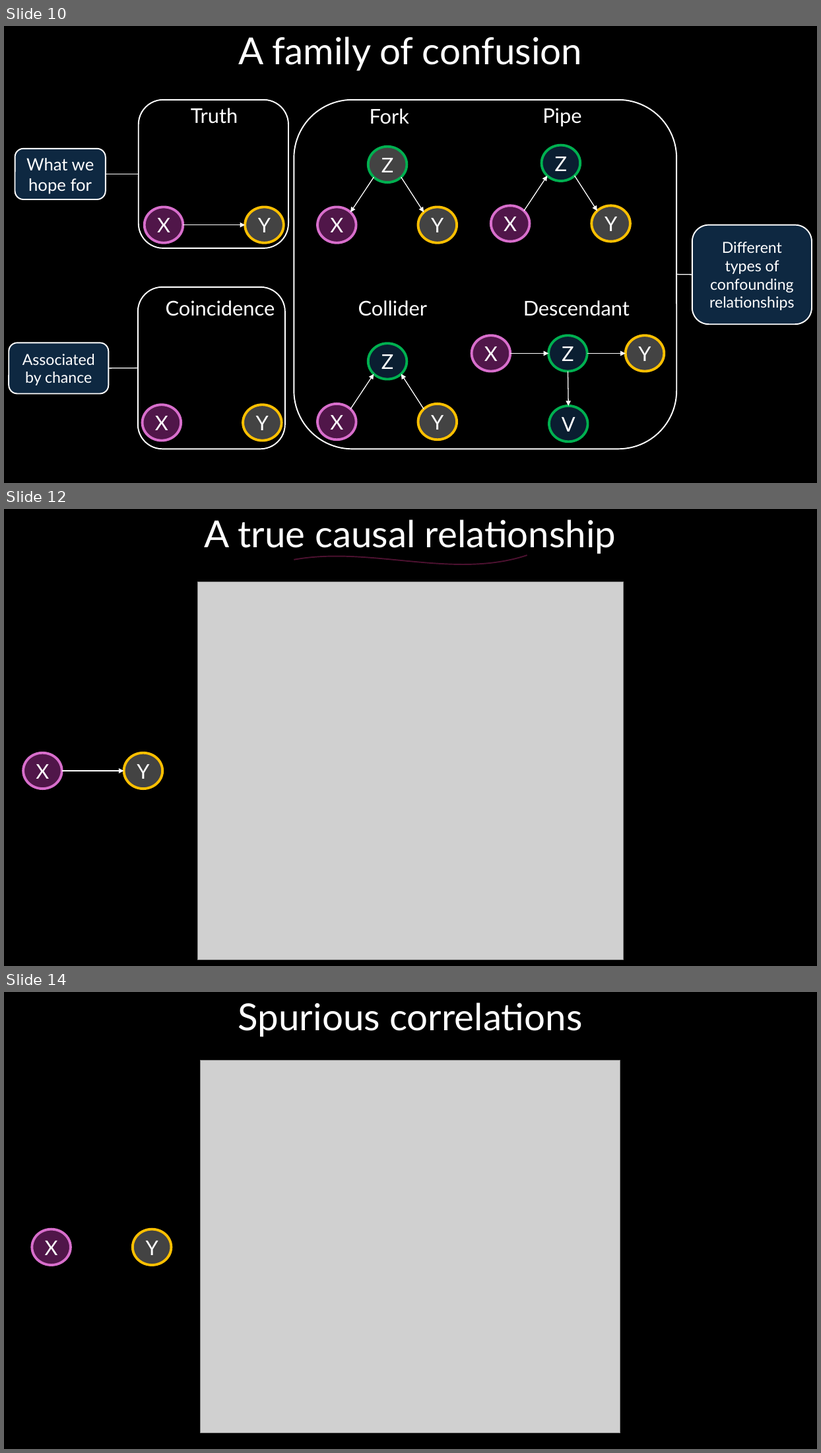
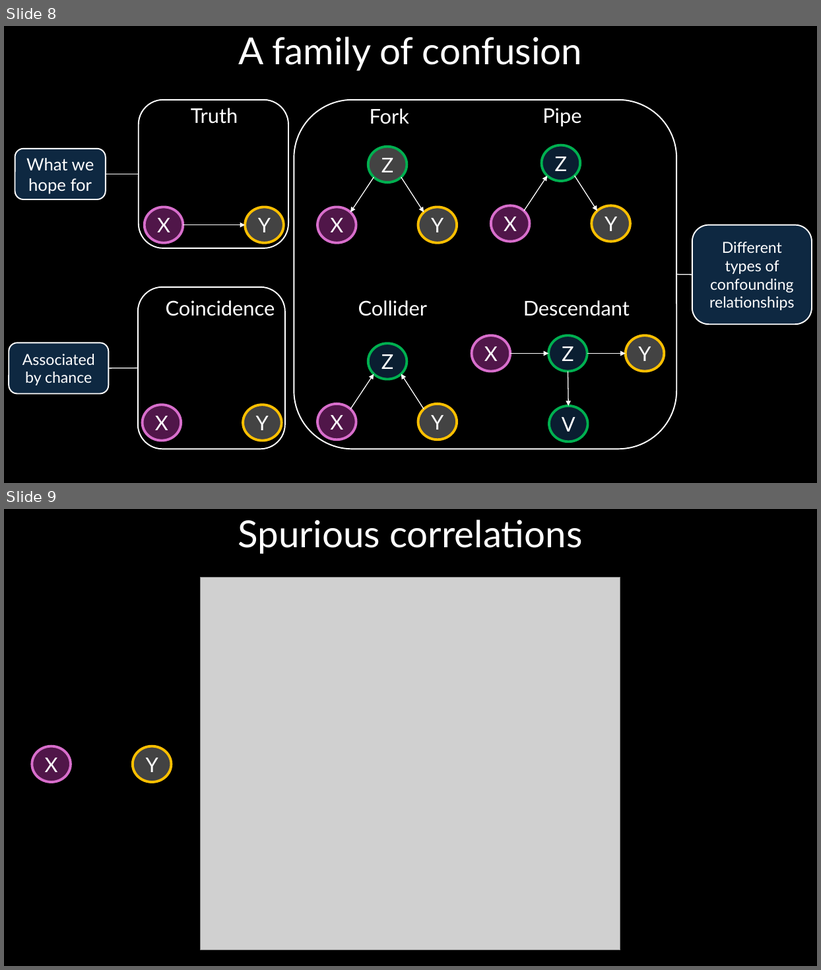
Before and after one commit to DeonRoos/stats-for-biologists, a slide deck: Lectures/Lecture 07.2 Confounding.pptx. Shown one above the other, each under a label of ours: slides 10, 12 and 14 before the commit, slides 8 and 9 after it; the slides between them are not shown. The pictures are 821x1453 and 821x970 pixels, drawn with LibreOffice and Linux fonts; fonts in the diff are those of the drawing; grey boxes stand for pictures. Boxes give left, top, right and bottom in pixels: in the first picture for what was removed or moved away, otherwise in the second. Text is boxed around its words. In the diff, an @@ line names an element or a change of style, - is before the commit and + after.

```diff
--- a/Lectures/Lecture 07.2 Confounding.pptx
+++ b/Lectures/Lecture 07.2 Confounding.pptx
@@ slide 12 removed at [4,509,817,966], background #000000 @@
@@ title removed at [205,520,616,554] @@
-A true causal relationship
@@ freeform shape removed at [294,555,527,564] @@
@@ picture removed at [197,582,624,960] @@
@@ ellipse removed at [24,753,62,789] @@
-X
@@ ellipse removed at [124,753,162,789] @@
-Y
@@ arrow removed from (62, 771) to (124, 771) @@
@@ what was slide 10 is now slide 8 @@
@@ what was slide 14 is now slide 9 @@
```
Also in this commit, not shown: 15 slides changed, 3 slides added, 14 other slides removed, 13 other files.
